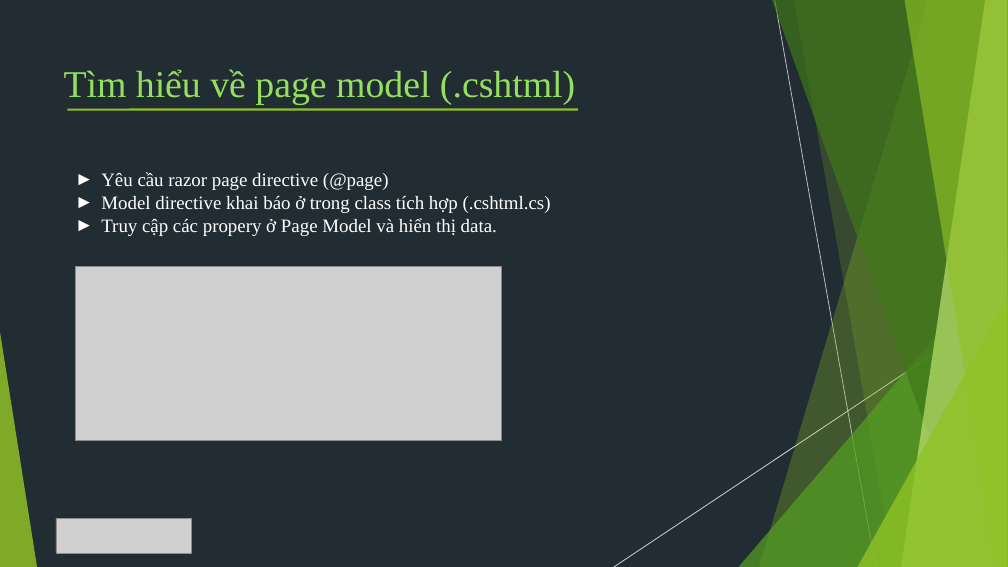
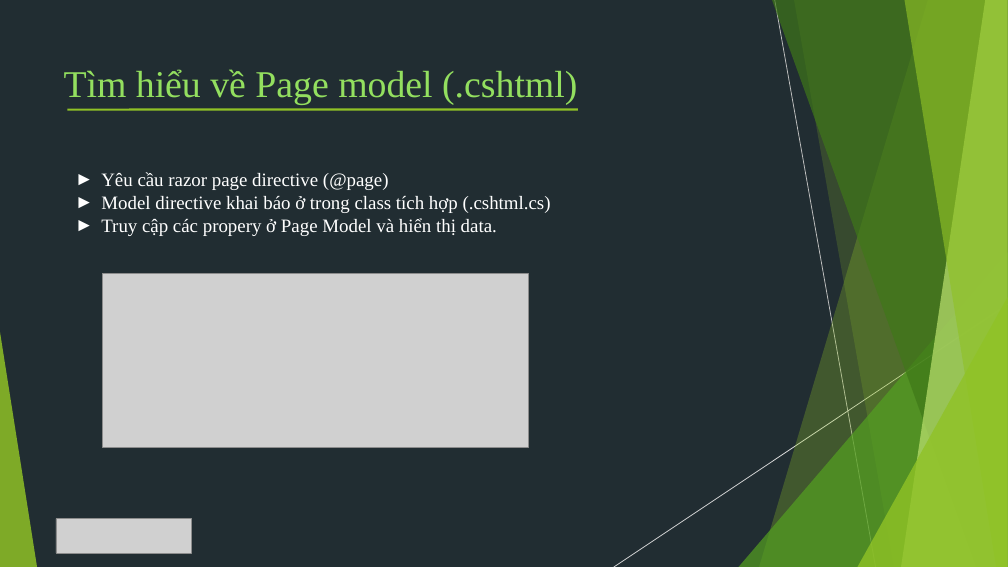
Before and after one commit to TechMarDay/RazorPage, a slide deck: slide 7 of Razor pages.pptx (slide 8 before the commit). Drawn at 1008x567 pixels with LibreOffice and Linux fonts; fonts in the diff are those of the drawing; grey boxes stand for pictures. Boxes give left, top, right and bottom in pixels: in the first picture for what was removed or moved away, otherwise in the second. Text is boxed around its words. In the diff, an @@ line names an element or a change of style, - is before the commit and + after.

```diff
--- a/Razor pages.pptx
+++ b/Razor pages.pptx
@@ text at box(64, 69, 577, 105): text changed @@
-Tìm hiểu về page model (.cshtml)
+Tìm hiểu về Page model (.cshtml)
@@ picture: place and size @@
-picture at box(76, 266, 501, 440)
+picture at box(103, 273, 529, 447)
```
Also in this commit, not shown: 5 other slides changed, 3 slides added, 2 slides removed.
